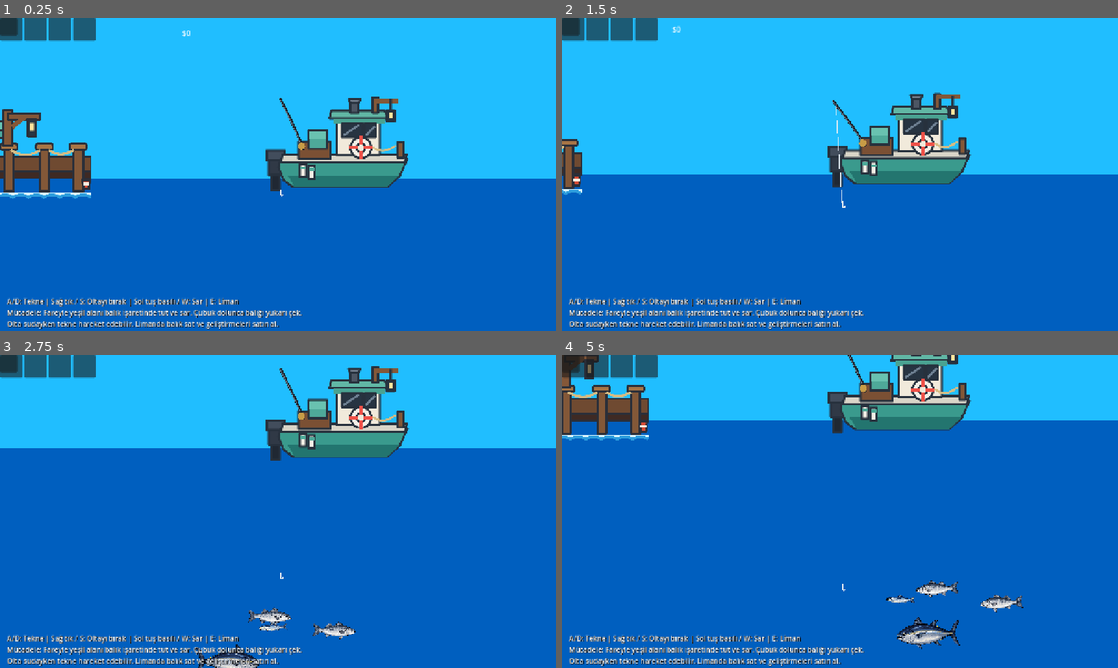
Above: before the commit, frames 1-4 (two rows, left to right).
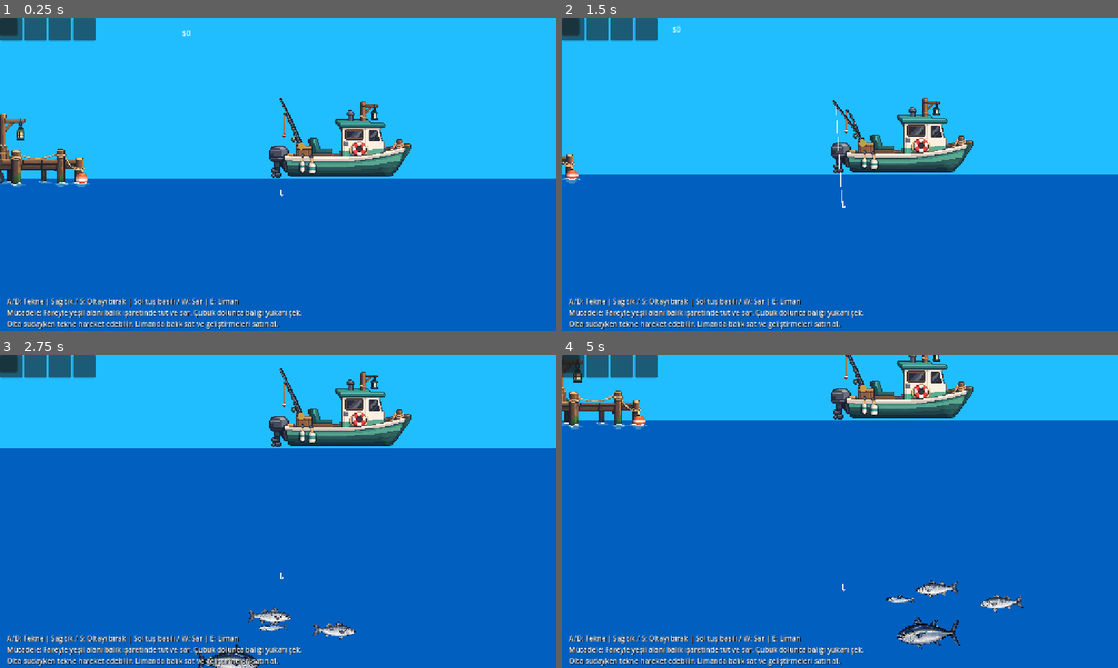
Above: after the commit, the same moments.

Repository: mirackayademir/TinyFisher
Game: Godot game, scene res://scenes/world.tscn
Same seed, same stepped clock (60 frames per second), same inputs: the game is played once before the commit and once after it.
Inputs (mouse positions are in pixels of both pictures, inside the frame that each line leads up to):
- Up to frame 1 (0.25 s): no input
- Up to frame 2 (1.5 s): tap Enter at 0.5 s; move the mouse to (962, 158) at 0.52 s; hold D (move_right) 0.53-1.28 s; tap E (dock) at 0.6, 1.35 s; click (962, 158) at 0.67 s; move the mouse to (728, 190) at 1.27 s; hold S from 1.28 s (still down)
- Up to frame 3 (2.75 s): move the mouse to (333, 442) at 2.02 s; release S at 2.03 s; hold D (move_right) from 2.03 s (still down); tap E (dock) at 2.1 s
- Up to frame 4 (5 s): move the mouse to (812, 574) at 2.77 s; release D (move_right) at 2.78 s; hold W 2.78-3.53 s; tap E (dock) at 2.85, 3.6, 4.35 s; click (812, 574) at 2.92 s; move the mouse to (1006, 558) at 3.52 s; hold A (move_left) from 3.53 s (still down); move the mouse to (673, 464) at 4.27 s

The runs differ from the first frame. In frame 1, 6.9% of the frame differs, in the area x 0-74%, y 25-58%; in frame 2, 4.8%; in frame 3, 4.3%; in frame 4, 6.4%.

Commit message:
Use supplied boat and harbor artwork

Diff:
--- a/scenes/boat.tscn
+++ b/scenes/boat.tscn
@@ -2,7 +2,7 @@
 
 [ext_resource type="Script" uid="uid://daqjimp3wh021" path="res://scenes/boat.gd" id="1_0063d"]
 [ext_resource type="Script" uid="uid://lygsaqh6m70w" path="res://scenes/hook.gd" id="2_qyrje"]
-[ext_resource type="Texture2D" path="res://assets/boat_approved.svg" id="3_boat_texture"]
+[ext_resource type="Texture2D" path="res://assets/boat_exact.webp" id="3_boat_texture"]
 
 [sub_resource type="RectangleShape2D" id="RectangleShape2D_5ivpy"]
 size = Vector2(300, 92)
@@ -15,6 +15,7 @@
 
 [node name="BoatVisual" type="Sprite2D" parent="." unique_id=81027790]
 position = Vector2(490, -83)
+scale = Vector2(2.5, 2.5)
 texture = ExtResource("3_boat_texture")
 texture_filter = 1
 
--- a/scenes/world.tscn
+++ b/scenes/world.tscn
@@ -5,7 +5,7 @@
 [ext_resource type="Script" uid="uid://c6cy1qb6bjk2m" path="res://scenes/fishing_spot.gd" id="3_71j4m"]
 [ext_resource type="Script" uid="uid://cj43jjxv1jhcf" path="res://scenes/hud.gd" id="4_k0juu"]
 [ext_resource type="PackedScene" uid="uid://b20m3xbbwtxhf" path="res://scenes/fish.tscn" id="4_qfnet"]
-[ext_resource type="Texture2D" path="res://assets/harbor_pixel.svg" id="5_harbor"]
+[ext_resource type="Texture2D" path="res://assets/harbor_exact.webp" id="5_harbor"]
 
 [sub_resource type="RectangleShape2D" id="RectangleShape2D_5ivpy"]
 size = Vector2(195, 204)
@@ -40,7 +40,7 @@
 position = Vector2(155, 282)
 z_index = 1
 texture = ExtResource("5_harbor")
-scale = Vector2(0.62, 0.62)
+scale = Vector2(2.75, 2.75)
 texture_filter = 1
 
 [node name="DockArea" type="Area2D" parent="." unique_id=518462342]
Binary file added: assets/boat_exact.webp
Binary file added: assets/harbor_exact.webp
